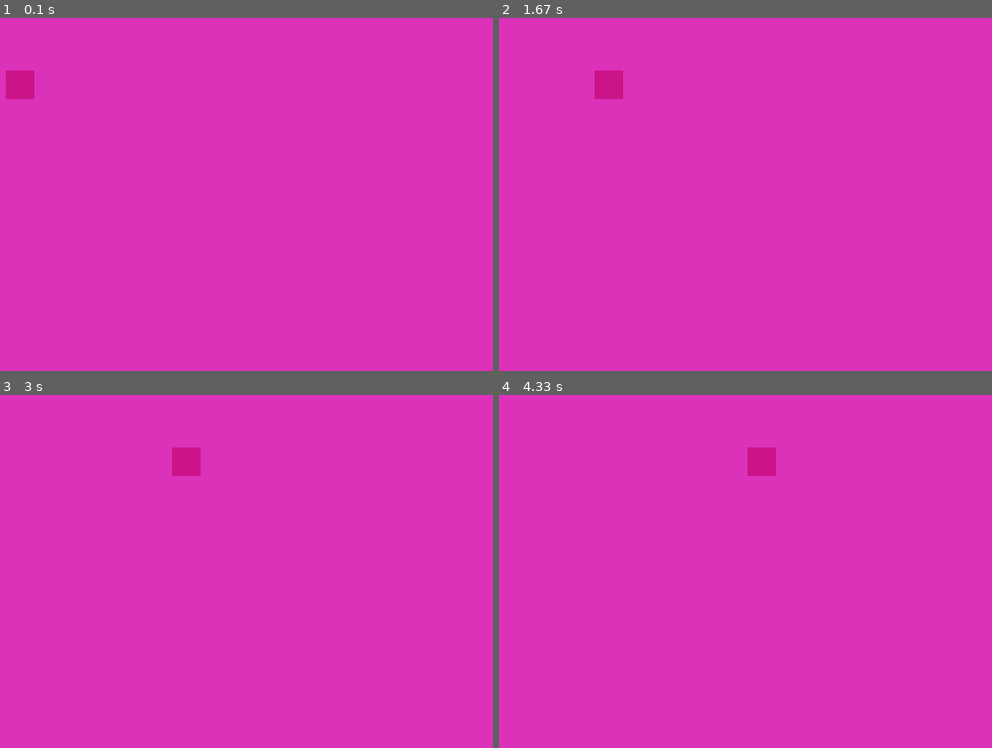
Above: before the commit, frames 1-4 (two rows, left to right).
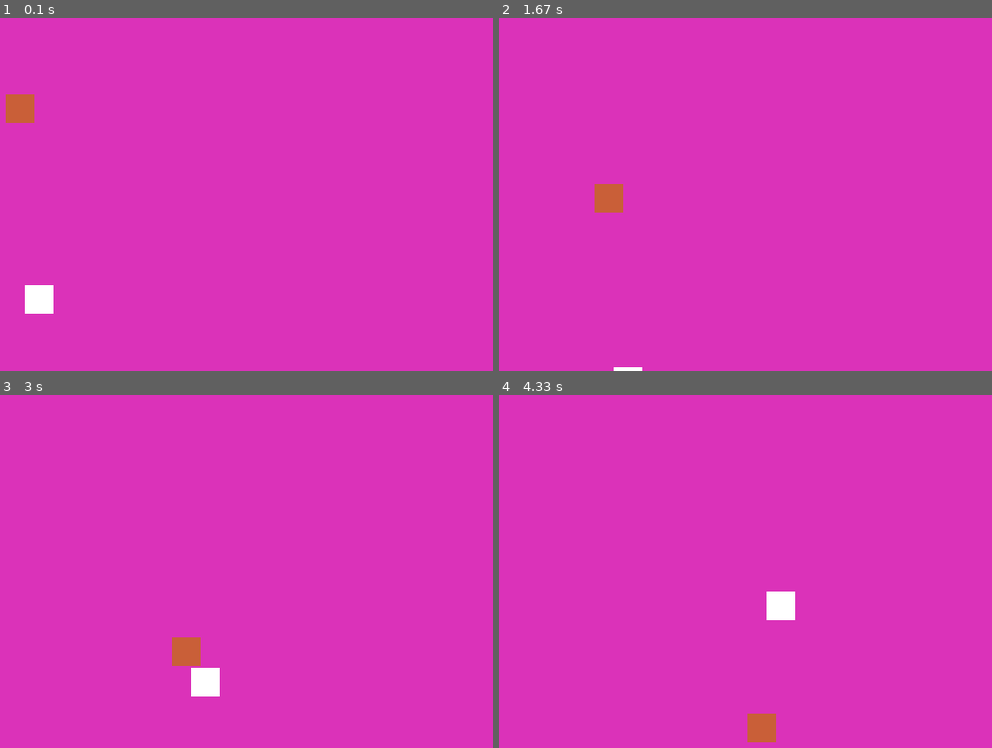
Above: after the commit, the same moments.

Repository: Faniaeste/Intro-Pygame
Game: pygame game, started from main.py
The game is run twice, just before and just after one commit, with the same random seed, the same clock (stepped at 60 frames per second) and the same inputs.
Inputs:
- Up to frame 1 (0.1 s): no input
- Up to frame 2 (1.67 s): no input
- Up to frame 3 (3 s): no input
- Up to frame 4 (4.33 s): no input

The runs differ from the first frame. In frame 1, 1.3% of the frame differs, in the area x 1-11%, y 14-84%; in frame 2, 1.0%; in frame 3, 1.4%, in the area x 34-45%, y 14-86%; in frame 4, 1.4%.

Commit message:
Agregado de la clase rectangulo

Diff:
--- /dev/null
+++ b/figura_classs.py
@@ -0,0 +1,21 @@
+import pygame as pg
+class Rectangulo:
+    def __init__(self, pos_x, pos_y, color =(255, 255, 255), w = 30, h = 30):
+        self.pos_x = pos_x
+        self.pos_y = pos_y
+        self.color = color
+        self.w = w
+        self.h = h
+        self.vx = 1
+        self.vy = 1
+
+    def mover(self, x_max, y_max):
+        self.pos_x = self.pos_x + self.vx
+        self.pos_y = self.pos_y + self.vy
+        if self.pos_x == 0 or self.pos_x == x_max:
+            self.vx = self.vx * -1
+        if self.pos_y == 0 or self.pos_y == y_max:
+            self.vy = self.vy * -1
+
+    def dibujar(self, sourface,):
+        pg.draw.rect( sourface, self.color, (self.pos_x,self.pos_y,self.w,self.h) )
--- a/main.py
+++ b/main.py
@@ -1,15 +1,20 @@
 import pygame as pg
+from figura_classs import Rectangulo
 
 #inicializar todos los modulos de pygame, pantallas, objetos, eventos, sonidos, etc...
 pg.init()
+x_pos = 800
+y_pos = 600
+#mejor poner el tamaño de la pantalla en variables por si el dia de mañana quieres cambiar el tamaño de tu pantalla
 
 #Crear pantallas o surface
-pantalla = pg.display.set_mode( (800,600) ) #Definición de tamañpde pantalla.
+pantalla = pg.display.set_mode( (x_pos,y_pos) ) #Definición de tamañpde pantalla.
 pg.display.set_caption( "Intro Pygame" )#Agregar titutlo en string a mi ventana
 
 game_over = True
-x = 0
-vx = 1 #velocidad de x
+rectangulo1 = Rectangulo(0,300,(201, 95, 56))
+rectangulo2 = Rectangulo(20,500)
+
 while game_over:
     for eventos in pg.event.get(): #Captura todos los eventos mientras se ejecuta el bucle
         print(eventos)
@@ -18,12 +23,13 @@
 
     pantalla.fill((219, 50, 185))# Asignar el color de pantalla en rgb
 
-    x = x + vx
-    if x == 800 or x == 0:
-        vx = vx * -1
+    rectangulo1.mover(x_pos,y_pos)
+    rectangulo2.mover(x_pos,y_pos)
+
     #Agregamos objeto a la pantalla
     #draw.rect(sourface,color en (r,g,b),posiciones(posicionX,posicionY,tamañoX,tamañoY))
-    pg.draw.rect( pantalla,(204, 20, 137),(x,300-15,30,30) )
+    rectangulo1.dibujar(pantalla)
+    rectangulo2.dibujar(pantalla)
 
     pg.display.flip()#Función para recargar toda la configuración que va a la pantalla
 
